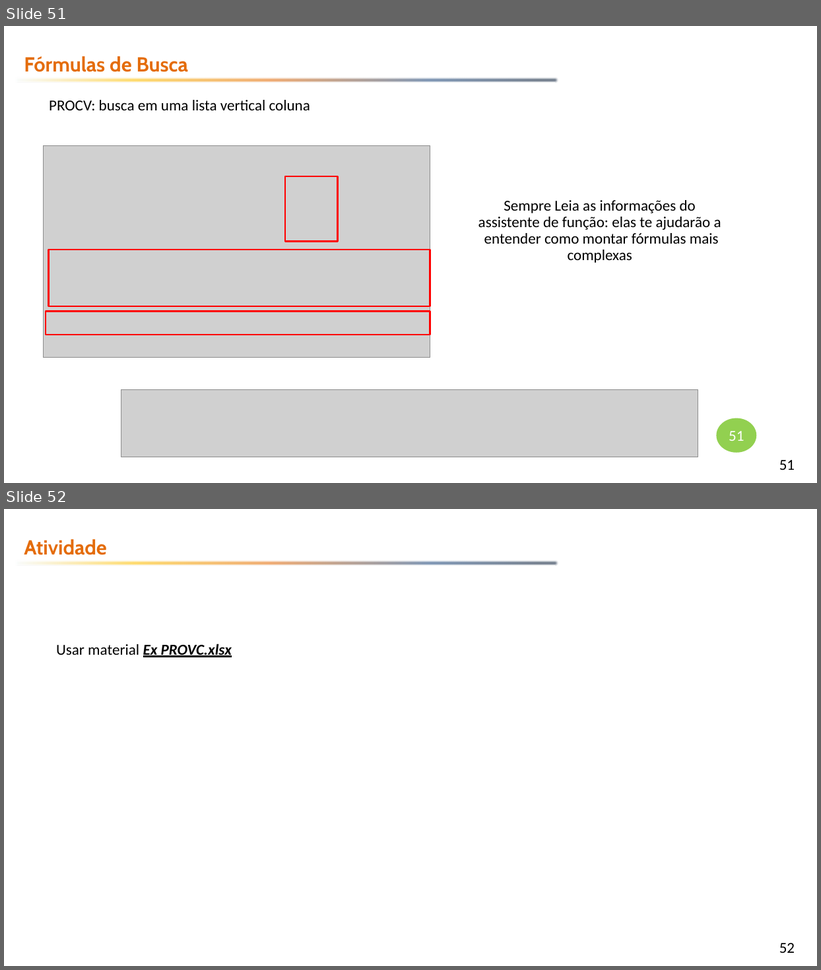
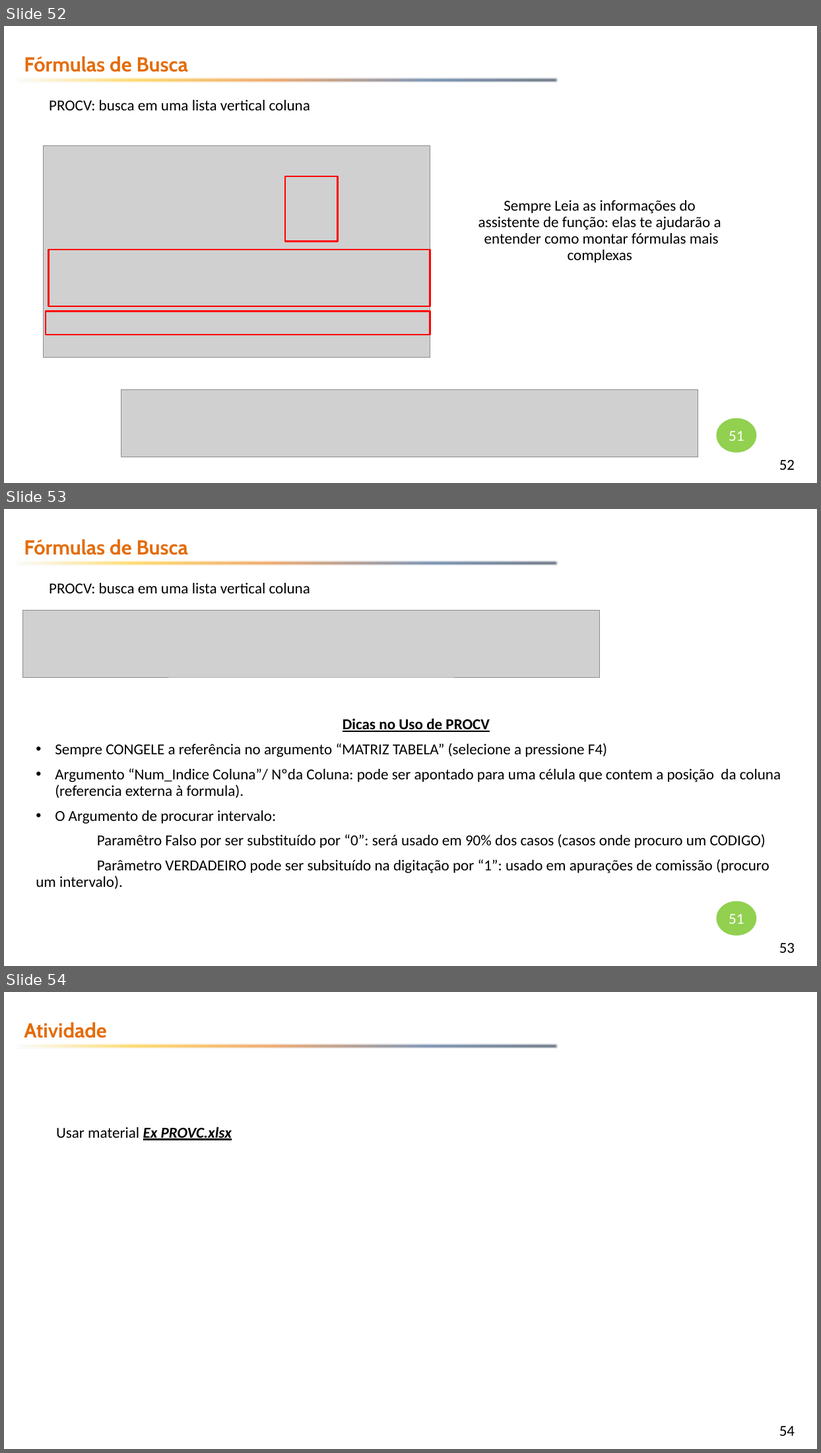
Before and after one commit to emerson-fenrir/Excel_Basico, a slide deck: Professor/Aula3.pptx. Shown one above the other, each under a label of ours: slides 51 and 52 before the commit, slides 52, 53 and 54 after it. The pictures are 821x970 and 821x1453 pixels, drawn with LibreOffice and Linux fonts; fonts in the diff are those of the drawing; grey boxes stand for pictures; background and template pictures are left out. Boxes give left, top, right and bottom in pixels: in the first picture for what was removed or moved away, otherwise in the second. Text is boxed around its words. In the diff, an @@ line names an element or a change of style, - is before the commit and + after.

```diff
--- a/Professor/Aula3.pptx
+++ b/Professor/Aula3.pptx
@@ slide 53 added at [4,509,817,966], background picture (left out); not listed: 2 template elements that a slide beside it also shows @@
@@ text added at [24,539,188,555], 24 pt, text #E46C0A, bold @@
+Fórmulas de Busca
@@ subtitle added at [49,583,310,593], 18 pt, text #000000 @@
+PROCV: busca em uma lista vertical coluna
@@ picture added at [23,611,600,678] @@
@@ text added at [36,718,781,889], 18 pt, text #000000 @@
+Dicas no Uso de PROCV
+• Sempre CONGELE a referência no argumento “MATRIZ TABELA” (selecione a pressione F4)
+• Argumento “Num_Indice Coluna”/ Nºda Coluna: pode ser apontado para uma célula que contem a posição da coluna (referencia externa à formula).
+• O Argumento de procurar intervalo:
+Paramêtro Falso por ser substituído por “0”: será usado em 90% dos casos (casos onde procuro um CODIGO)
+Parâmetro VERDADEIRO pode ser subsituído na digitação por “1”: usado em apurações de comissão (procuro um intervalo).
@@ ellipse added at [717,902,757,936], fill #92D050, 18 pt, text #FFFFFF @@
+51
@@ what was slide 51 is now slide 52 @@
@@ page number at [780,460,795,470]: text changed @@
-51
+52
@@ what was slide 52 is now slide 54 @@
@@ page number at [780,1426,795,1436]: text changed @@
-52
+54
```
Also in this commit, not shown: 3 slides changed, 1 other slide added, 3 other files.
